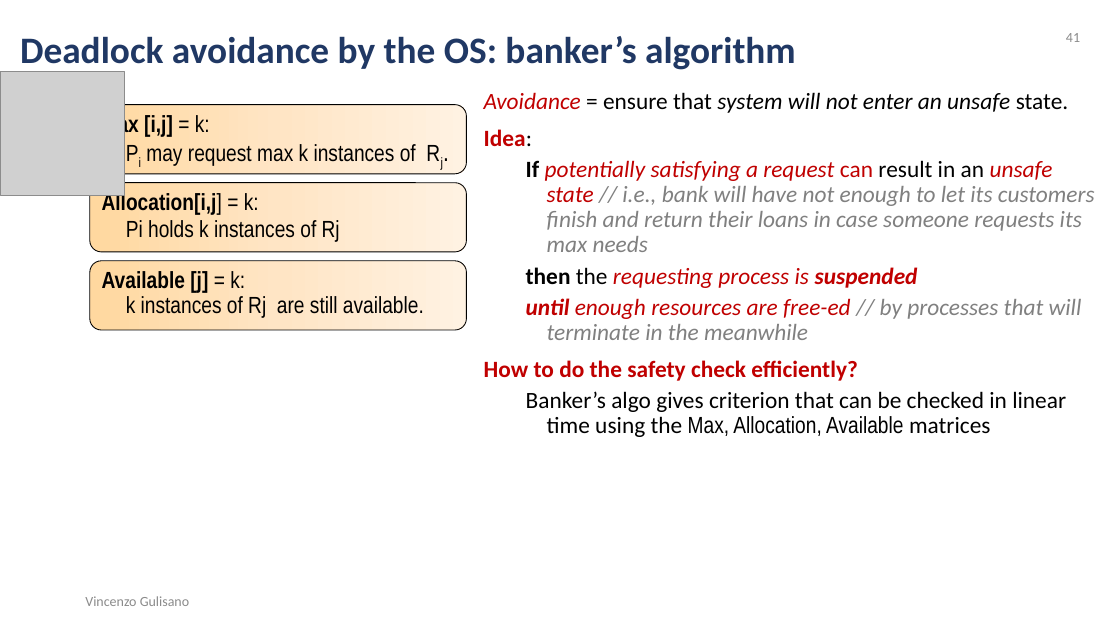
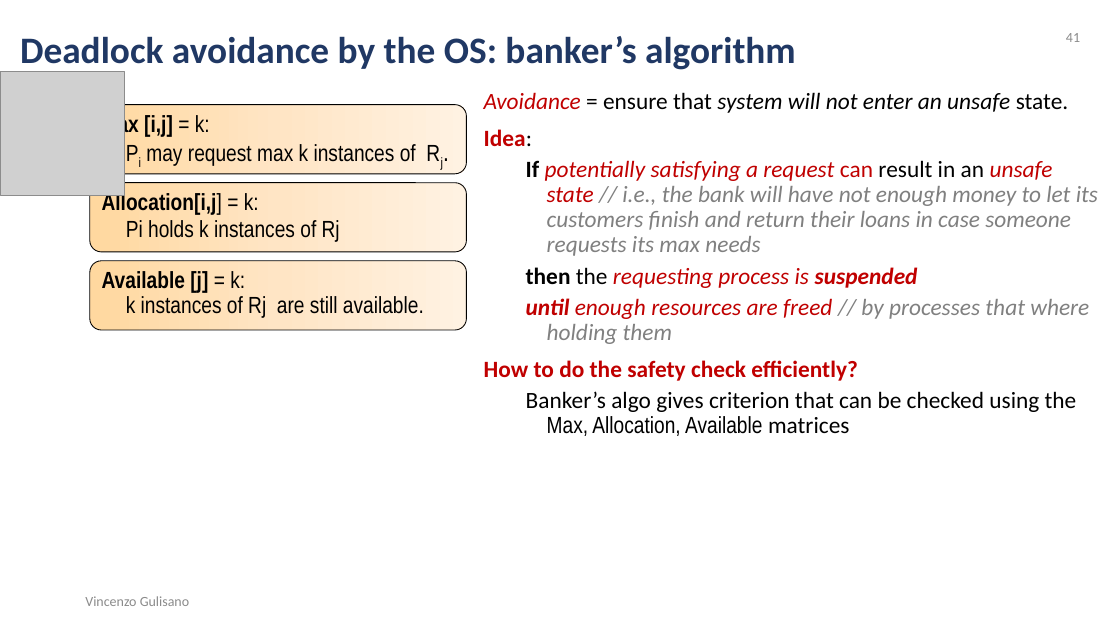
Before and after one commit to Josefgus/os_material, a slide deck: slide 41 of synchronization_part_2/synchronization_part_2.pptx. Drawn at 1120x630 pixels with LibreOffice and Linux fonts; fonts in the diff are those of the drawing; grey boxes stand for pictures. Boxes give left, top, right and bottom in pixels: in the first picture for what was removed or moved away, otherwise in the second. Text is boxed around its words. In the diff, an @@ line names an element or a change of style, - is before the commit and + after.

```diff
--- a/synchronization_part_2/synchronization_part_2.pptx
+++ b/synchronization_part_2/synchronization_part_2.pptx
@@ text at <box>526,160,1098,256</box>: text changed @@
-  If potentially satisfying a request can result in an unsafe state // i.e., bank will have not enough to let its customers finish and return their loans in case someone requests its max needs
+  If potentially satisfying a request can result in an unsafe state // i.e., the bank will have not enough money to let its customers finish and return their loans in case someone requests its max needs
@@ text at <box>526,298,1089,344</box>: text changed @@
-  until enough resources are free-ed // by processes that will terminate in the meanwhile
+  until enough resources are freed // by processes that where holding them
@@ text at <box>526,391,1077,436</box>: text changed @@
-  Banker’s algo gives criterion that can be checked in linear time using the Max, Allocation, Available matrices
+  Banker’s algo gives criterion that can be checked using the Max, Allocation, Available matrices
```
Also in this commit, not shown: 4 other slides changed, 1 other file.
